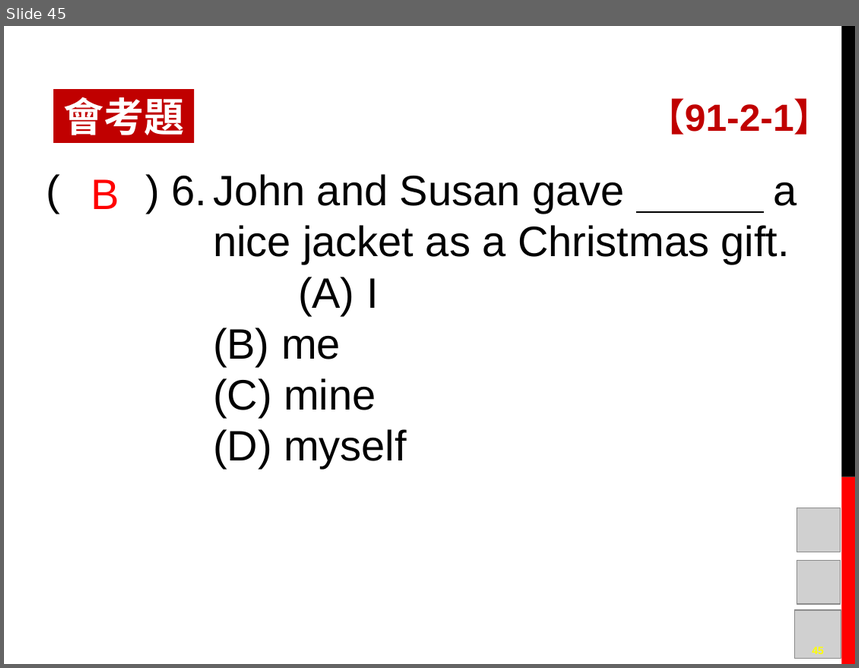
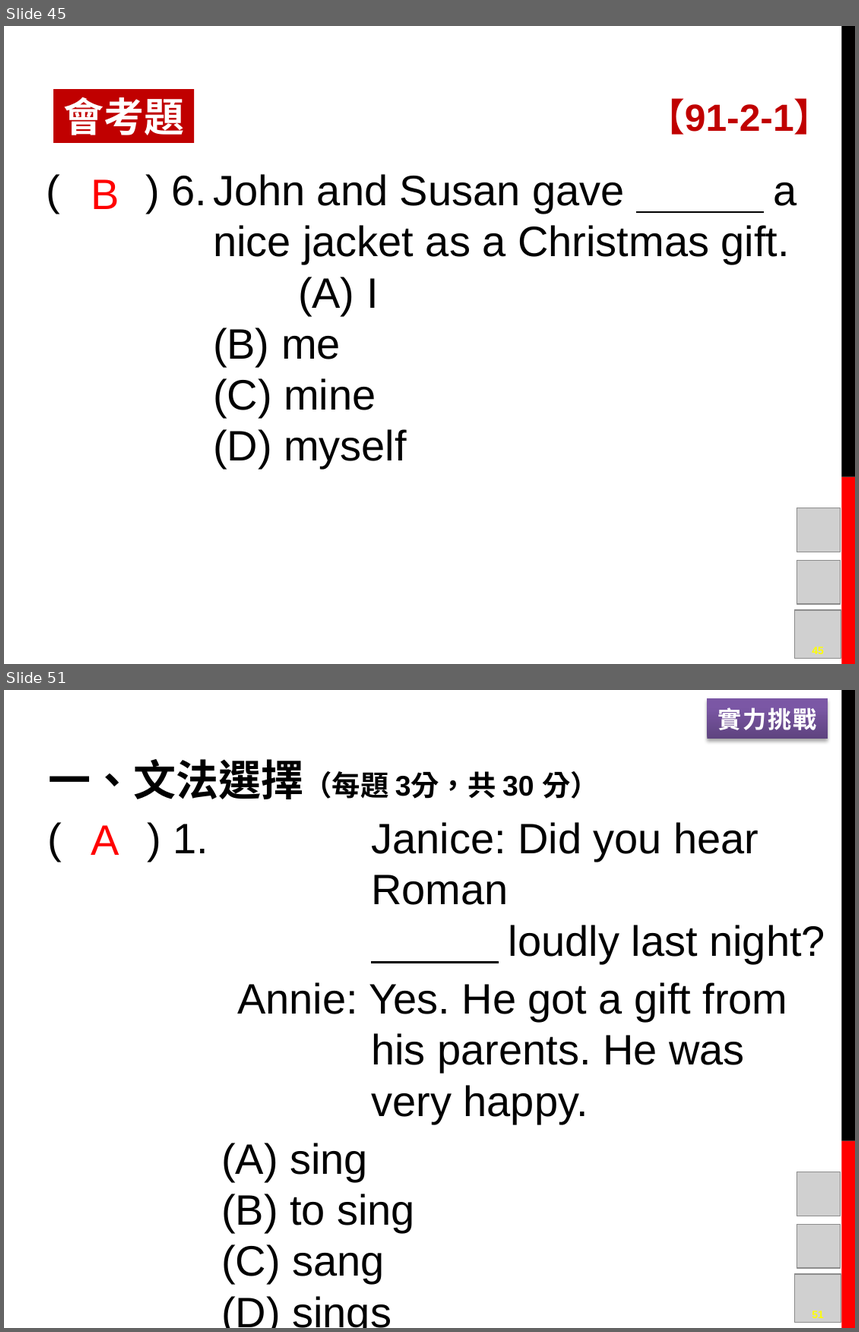
Before and after one commit to mousterchung/backup_data_from_desktop, a slide deck: school/junior_high_school/original_class/英語/八下講義/英語講義L05.pptx. Shown one above the other, each under a label of ours: slide 45 before the commit, slides 45 and 51 after it; the slides between them are not shown. The pictures are 859x668 and 859x1332 pixels, drawn with LibreOffice and Linux fonts; fonts in the diff are those of the drawing; grey boxes stand for pictures; background and template pictures are left out. Boxes give left, top, right and bottom in pixels: in the first picture for what was removed or moved away, otherwise in the second. Text is boxed around its words. In the diff, an @@ line names an element or a change of style, - is before the commit and + after.

```diff
--- a/school/junior_high_school/original_class/英語/八下講義/英語講義L05.pptx
+++ b/school/junior_high_school/original_class/英語/八下講義/英語講義L05.pptx
@@ slide 51 added at <box>4,690,855,1328</box>, background #FFFFFF; not listed: 2 template elements that a slide beside it also shows @@
@@ rectangle added at <box>707,698,828,739</box>, fill gradient #5F4480 to #7B58A6 to #7C57A8, 20 pt, text #FFFFFF, bold @@
+實力挑戰
@@ text added at <box>48,759,599,799</box>, 24 pt, text #000000, bold @@
+一、文法選擇（每題 3分，共 30 分）
@@ text added at <box>91,825,119,855</box>, 36 pt, text #FF0000 @@
+A
@@ text added at <box>173,822,825,1284</box>, 36 pt, text #000000 @@
+( ) 1. Janice: Did you hear Roman
+loudly last night?
+Annie: Yes. He got a gift from his parents. He was very happy.
+(A) sing
+(B) to sing
+(C) sang
+(D) sings
@@ picture added at <box>797,1173,841,1216</box> @@
@@ picture added at <box>797,1224,840,1268</box> @@
@@ picture added at <box>794,1274,842,1323</box> @@
@@ page number added at <box>812,1311,824,1319</box>, 9 pt, text #FFFF00, bold @@
+51
```
Also in this commit, not shown: 30 other slides added.
